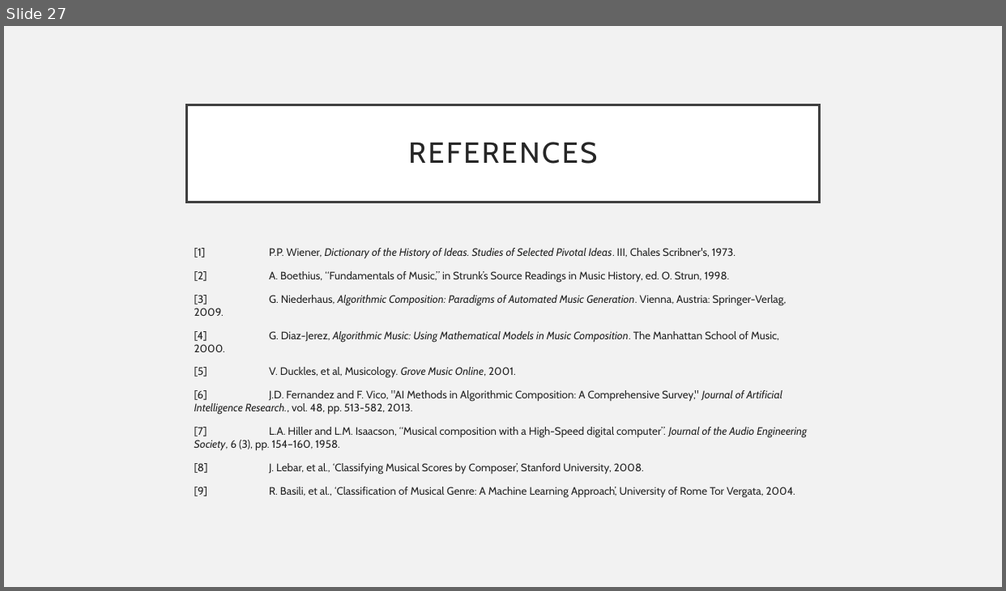
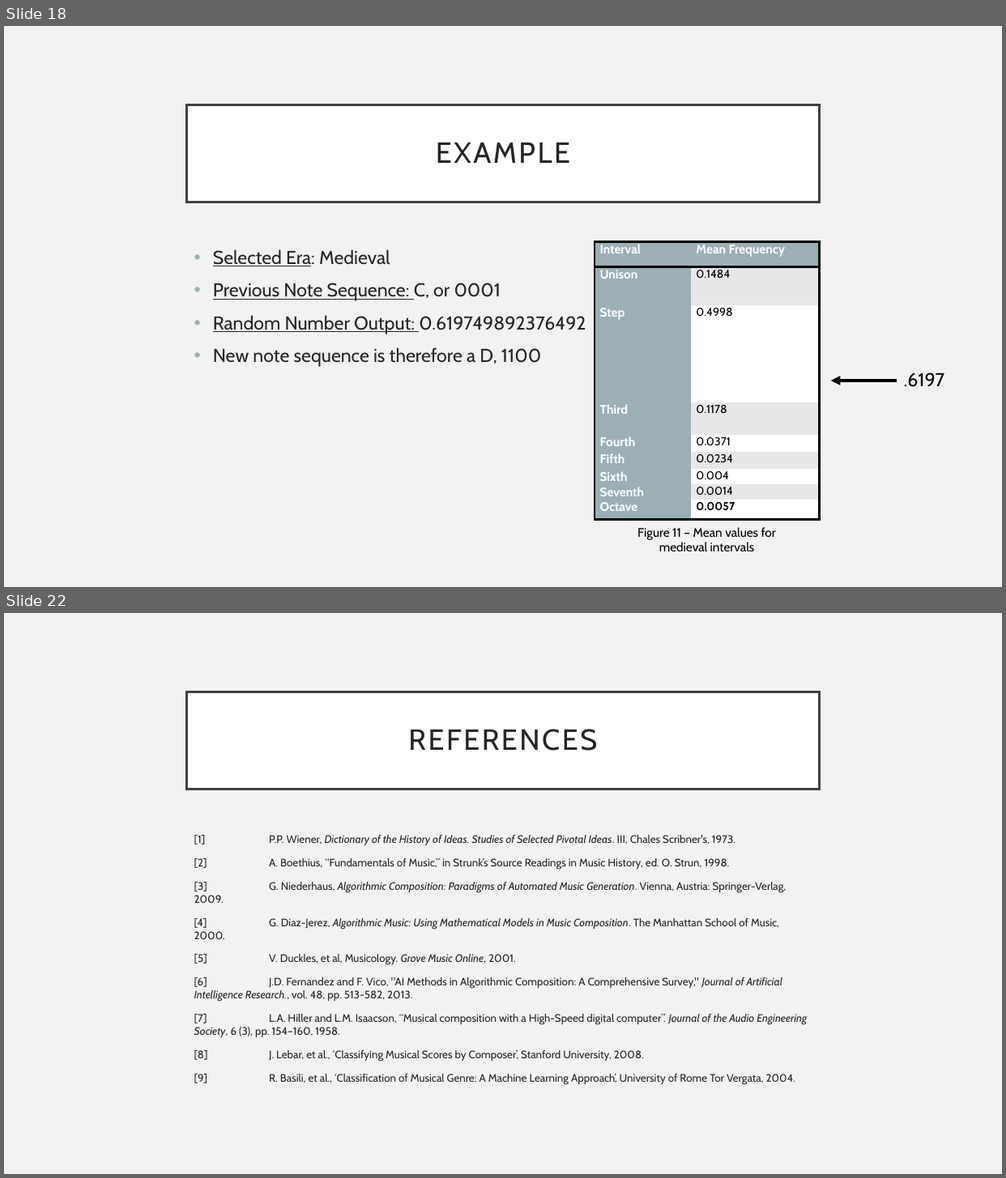
Before and after one commit to rstrelow001/CSCI-UR-Music-Composition, a slide deck: Presentations/MICS Presentation 1.0.pptx. Shown one above the other, each under a label of ours: slide 27 before the commit, slides 18 and 22 after it; the slides between them are not shown. The pictures are 1006x591 and 1006x1178 pixels, drawn with LibreOffice and Linux fonts; fonts in the diff are those of the drawing. Boxes give left, top, right and bottom in pixels: in the first picture for what was removed or moved away, otherwise in the second. Text is boxed around its words. In the diff, an @@ line names an element or a change of style, - is before the commit and + after.

```diff
--- a/Presentations/MICS Presentation 1.0.pptx
+++ b/Presentations/MICS Presentation 1.0.pptx
@@ slide 18 added at (4,26,1002,587), background #F2F2F2 @@
@@ title added at (187,105,819,202), fill #FFFFFF, outline #404040 2.5 pt, 28 pt, text #262626 @@
+EXAMPLE
@@ table added at (594,241,820,518), 9 rows, 2 columns @@
+Interval | Mean Frequency
+Unison | 0.1484
+Step | 0.4998
+Third | 0.1178
+Fourth | 0.0371
+Fifth | 0.0234
+Sixth | 0.004
+Seventh | 0.0014
+Octave | 0.0057
@@ text added at (213,250,586,367), 18 pt, text #262626 @@
+• Selected Era: Medieval
+• Previous Note Sequence: C, or 0001
+• Random Number Output: 0.619749892376492
+• New note sequence is therefore a D, 1100
@@ arrow added from (897, 381) to (831, 381), #000000 3 pt @@
@@ text added at (904,373,945,387), 18 pt, text #000000 @@
+.6197
@@ text added at (637,527,776,552), 12 pt, text #000000 @@
+Figure 11 – Mean values for medieval intervals
@@ what was slide 27 is now slide 22 @@
```
Also in this commit, not shown: 15 slides changed, 4 other slides added, 10 slides removed, 32 other files.
